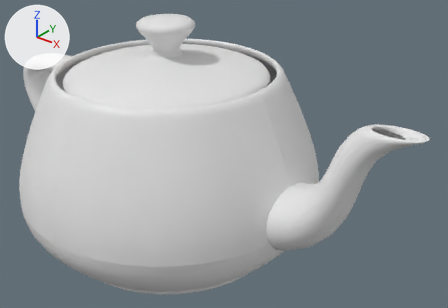
What one commit did to the OBJ model resources/teapot.obj.
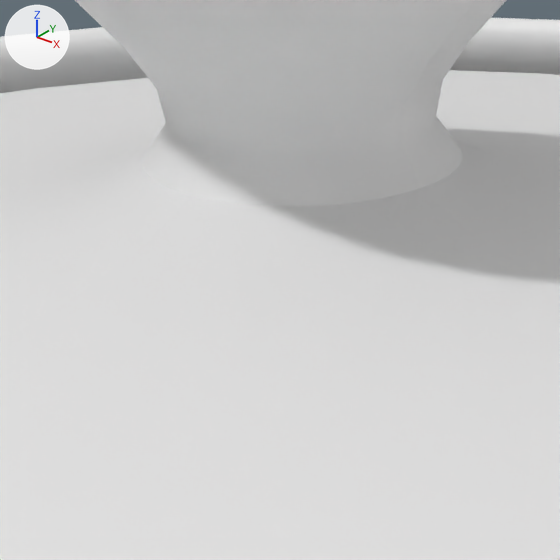
Old and new are each drawn whole from a camera (50 mm lens) standing at (5.28, -5.46, 4.95) and looking at (0.7, 0.27, 1.4) and again close up on the part from 30% to 43% of the width and 12% to 30% of the height. Lighting does not change. The marker at upper left points along +X, +Y and +Z. Where no turn or scale is listed for an object, it has been applied to the vertices. Vertices at the same position are counted once.

Names of what the first close-up shows: 'teapot'.
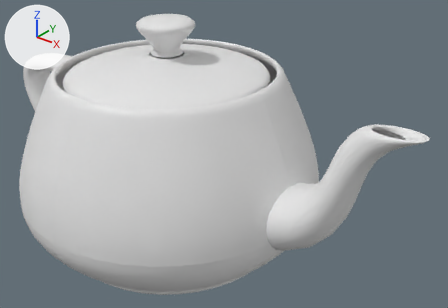
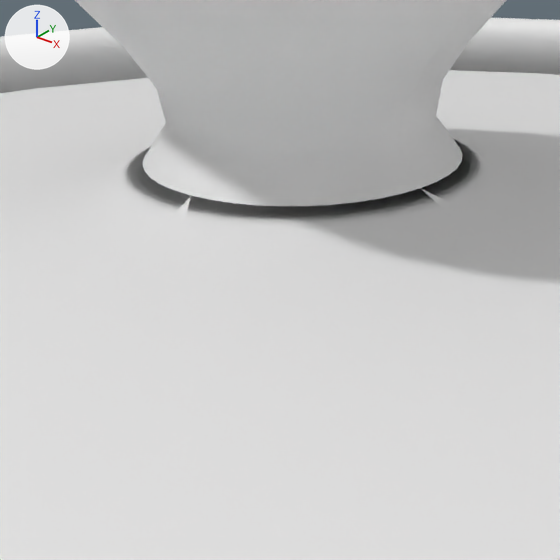
The change, as a diff of the scene's bpy script:
```diff
--- a/resources/teapot.obj.py
+++ b/resources/teapot.obj.py
@@ me_teapot @@
 # used by ob_teapot; location = (0.0, 0.0, 0.0)
-me_teapot.from_pydata(...)  # 3241 vertices, 6320 faces; spans x -3.0..3.43, y -2.0..2.0, z 0.0..3.15
+me_teapot.from_pydata(...)  # 12801 vertices, 25280 faces; spans x -3.0..3.43, y -2.0..2.0, z 0.0..3.15
+# me_teapot part 1: 9560 vertices added at x -3.0..3.43, y -2.0..2.0, z 0.0..3.15
```

What differs and where, as boxes [x1, y1, x2, y2] in the close-ups (560 x 560 px):
part 1 of me_teapot, added
    after: [0, 0, 560, 560]
